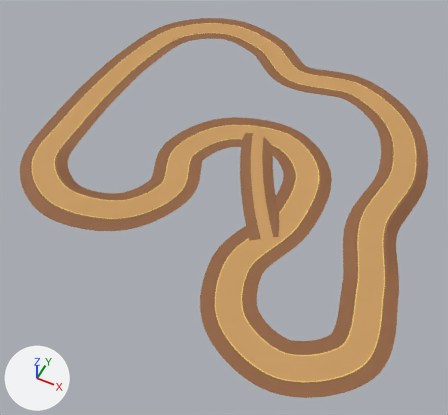
The Blender file blender/models/course_milharal.blend, before and after one commit.
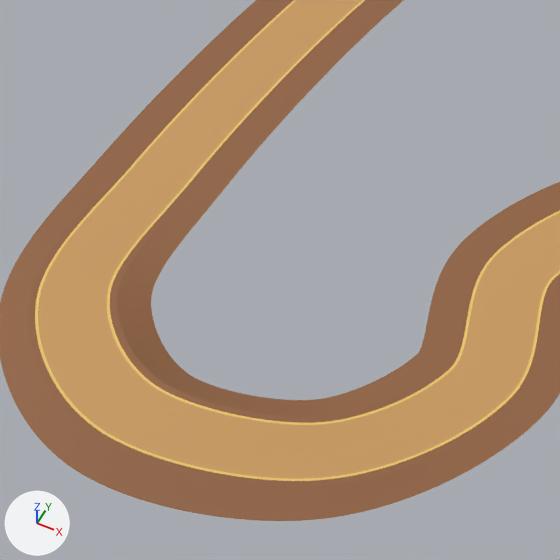
Each version is shown whole from a 50 mm lens placed at (288.0, -336.0, 334.0), pointed at (143.0, -47.0, -27.0), then close up on the part from 5% to 44% of the width and 17% to 59% of the height. The axes (+X, +Y, +Z) are drawn at lower left. The lights are the same throughout. The last two pictures show the newer version.

The first close-up shows 'EarthSlopes', 'EarthSlopes.001', 'EdgeLeft', 'EdgeRight', 'Road', 'ShoulderLeft', 'ShoulderRight'.
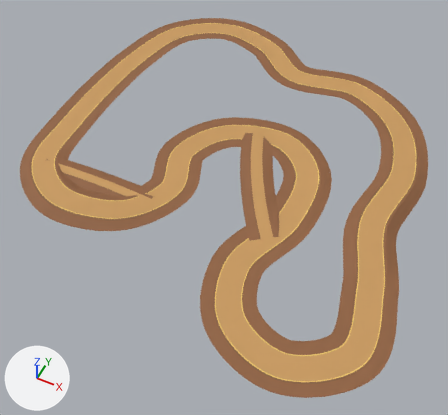
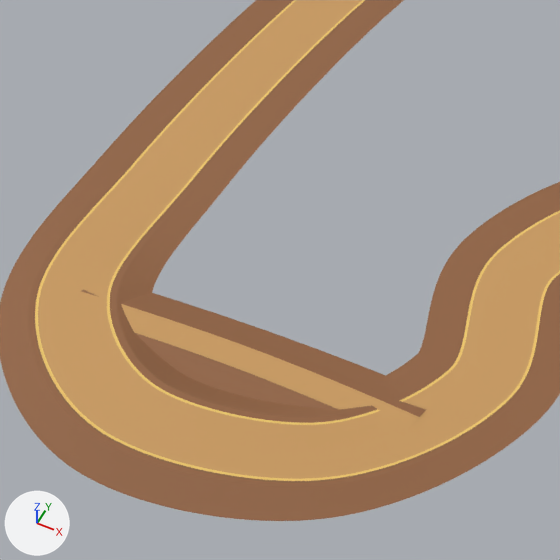
Edits to the scene script, one JSON object a line:
```json
{"block": "me_shortcut", "where": "# used by ob_shortcut; location = (0.0, 0.0, 0.0)"}
{"op": "remove", "block": "me_shortcut", "code": "me_shortcut.from_pydata(...)  # 202 vertices, 100 faces; spans x 139.1..197.2, y -83.7..16.0, z 0.1..2.2"}
{"op": "add", "block": "me_shortcut", "code": "me_shortcut.from_pydata(...)  # 202 vertices, 100 faces; spans x 10.6..103.4, y -94.8..-85.1, z 1.0..2.5"}
{"block": "me_shortcut", "change": "me_shortcut part 1: 202 of 202 vertices moved; they spanned x 139.1..197.2, y -83.7..16.0, z 0.1..2.2 and now span x 10.6..103.4, y -94.8..-85.1, z 1.0..2.5; mean shift (-109.0, -54.8, 0.7)"}
{"block": "me_shortcutslopes", "where": "# used by ob_shortcutslopes; location = (0.0, 0.0, 0.0)"}
{"op": "remove", "block": "me_shortcutslopes", "code": "me_shortcutslopes.from_pydata(...)  # 202 vertices, 100 faces; spans x 131.5..189.9, y -88.4..13.0, z 0.0..2.2"}
{"op": "add", "block": "me_shortcutslopes", "code": "me_shortcutslopes.from_pydata(...)  # 202 vertices, 100 faces; spans x 11.2..103.2, y -102.8..-92.1, z 0.0..2.5"}
{"block": "me_shortcutslopes", "change": "me_shortcutslopes part 2: 202 of 202 vertices moved; they spanned x 131.5..189.9, y -88.4..13.0, z 0.0..2.2 and now span x 11.2..103.2, y -102.8..-92.1, z 0.0..2.5; mean shift (-101.4, -58.3, 0.4)"}
{"block": "me_shortcutslopes_001", "where": "# used by ob_shortcutslopes_001; location = (0.0, 0.0, 0.0)"}
{"op": "remove", "block": "me_shortcutslopes_001", "code": "me_shortcutslopes_001.from_pydata(...)  # 202 vertices, 100 faces; spans x 147.6..203.7, y -78.4..18.7, z 0.0..2.2"}
{"op": "add", "block": "me_shortcutslopes_001", "code": "me_shortcutslopes_001.from_pydata(...)  # 202 vertices, 100 faces; spans x 9.9..103.8, y -87.9..-77.1, z 0.0..2.5"}
{"block": "me_shortcutslopes_001", "change": "me_shortcutslopes_001 part 3: 202 of 202 vertices moved; they spanned x 147.6..203.7, y -78.4..18.7, z 0.0..2.2 and now span x 9.9..103.8, y -87.9..-77.1, z 0.0..2.5; mean shift (-116.7, -51.2, 0.4)"}
```

Boxes (x1, y1, x2, y2) around the edits, measured in the close-ups (560 x 560 px):
```json
{"object": "Shortcut", "change": "reshaped", "after": [71, 291, 419, 429], "on screen": "not visible before"}
{"object": "ShortcutSlopes.001", "change": "reshaped", "after": [82, 290, 426, 417], "on screen": "not visible before"}
{"object": "ShortcutSlopes", "change": "reshaped", "after": [135, 333, 339, 410], "on screen": "not visible before"}
```
